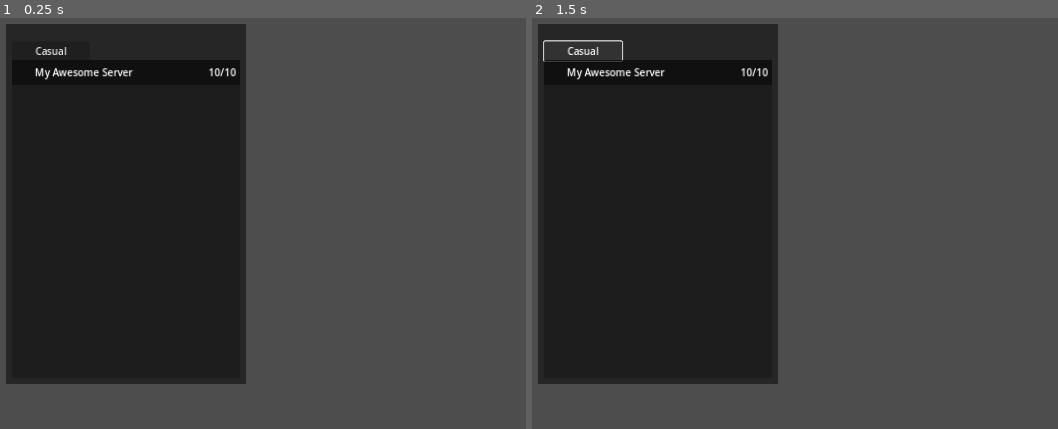
Above: before the commit, frames 1-2 (left to right).
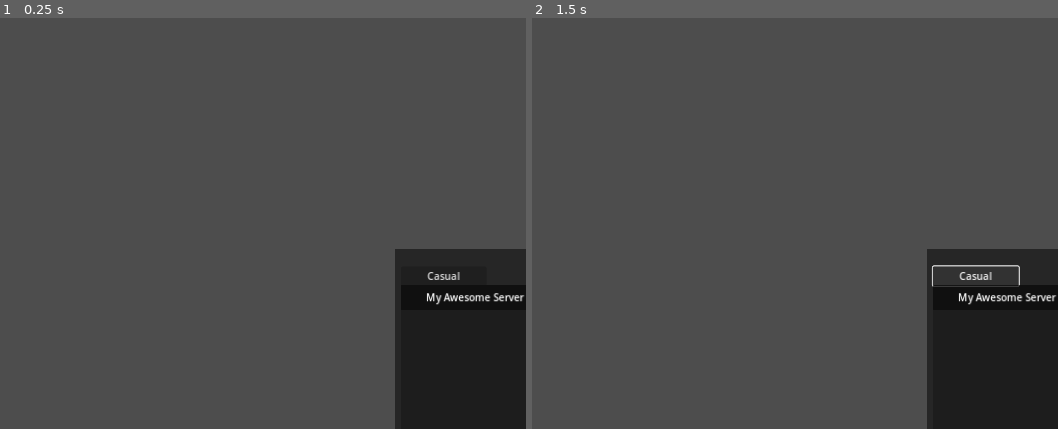
Above: after the commit, the same moments.

Repository: codemonsters/tag-of-war
Game: Godot game, scene res://screens/menu/lista_servidores.tscn
The game is run twice, just before and just after one commit, with the same random seed, the same clock (stepped at 60 frames per second) and the same inputs. This scene is started directly instead of the project's main scene.
Inputs:
- Up to frame 1 (0.25 s): no input
- Up to frame 2 (1.5 s): click "Casual" at 0.5 s; click "Casual" at 1.25 s

The runs differ from the first frame. In frame 1, 51% of the frame differs, in the area x 1-100%, y 1-100%; in frame 2, 51%.
Error after the commit: Invalid access to property or key 'server_message_received' on a base object of type 'null instance'. (res://screens/menu/lista_servidores.gd:8)

Commit message:
Modificado lista de servidores y create room

Diff:
--- a/cliente/src/screens/menu/create_game.gd
+++ b/cliente/src/screens/menu/create_game.gd
@@ -1,4 +1,6 @@
 extends Control
+
+signal send_to_server(message: Variant)
 
 var sala_espera = preload("res://screens/menu/server_list/server_list.tscn")
 var gamemodes = ["Clásico", "Supervivencia", "Infectado"]
@@ -24,6 +26,8 @@
 	$CreateGame/GamemodeDescriptionTxt.text = clasico_descripcion
 	$CreateGame/GamemodeNameTxt.text = gamemodes[gamemodes_index]
 
+	get_parent().get_parent().server_message_received.connect(on_server_message_received)
+
 
 # Called every frame. 'delta' is the elapsed time since the previous frame.
 func _process(delta: float) -> void:
@@ -35,6 +39,9 @@
 		Globales.gamemode = $CreateGame/GamemodeNameTxt.text
 		$CreateGame.visible = false
 		$ChooseMap.visible = true
+	else:
+		var create_room_dict = {"cmd": "create_room", "data": { "name": "room1" }}
+		send_to_server.emit(JSON.stringify(create_room_dict))
 
 
 func _on_button_go_back_pressed() -> void:
@@ -74,3 +81,10 @@
 	else:
 		$ChooseMap/Map1.color = Color(0.1176, 0.1176, 0.1176)
 	Globales.map_name = $ChooseMap/Map1/MapName.text
+
+
+func on_server_message_received(dict: Dictionary):
+	if dict["cmd"] == "create_room":
+		if dict["success"]:
+			print("logged in successfully")
+			get_parent().change_window(get_parent().server_list)
--- /dev/null
+++ b/cliente/src/screens/menu/lista_servidores.gd
@@ -0,0 +1,38 @@
+extends Control
+
+signal send_to_server(message: Variant)
+var empty_lobby = preload("res://screens/menu/server_list/empty_lobby.tscn")
+
+# Called when the node enters the scene tree for the first time.
+func _ready() -> void:
+	get_parent().get_parent().server_message_received.connect(on_server_message_received)
+	var list_request = {"cmd":"list_request"}
+	send_to_server.emit(JSON.stringify(list_request))
+
+
+# Called every frame. 'delta' is the elapsed time since the previous frame.
+func _process(delta: float) -> void:
+	pass
+
+
+func add_lobby(lobby_parameters: Dictionary = {}):
+	var new = empty_lobby.instantiate()
+	if lobby_parameters != {}:
+		new.get_node("ServerName").text = lobby_parameters["ServerName"]
+		new.get_node("MapName").text = lobby_parameters["MapName"]
+		new.get_node("Gamemode").text = lobby_parameters["Gamemode"]
+		new.get_node("Time").text = lobby_parameters["Time"]
+		new.get_node("Players").text = lobby_parameters["Players"]
+		new.get_node("Ping").text = lobby_parameters["Ping"]
+	$Tabla/Partidas.add_child(new)
+
+
+func on_server_message_received(dict: Dictionary):
+	if dict["cmd"] == "":
+		var lobby_list = dict[""]
+		for lobby in lobby_list:
+			add_lobby(lobby)
+
+
+func _on_button_pressed() -> void:
+	get_parent().change_window(get_parent().create_game)
--- a/cliente/src/screens/menu/lista_servidores.tscn
+++ b/cliente/src/screens/menu/lista_servidores.tscn
@@ -1,12 +1,20 @@
-[gd_scene format=3 uid="uid://b73a18q0v08b8"]
+[gd_scene load_steps=2 format=3 uid="uid://bme4hgj88elrb"]
+
+[ext_resource type="Script" path="res://screens/menu/lista_servidores.gd" id="1_dq6en"]
 
 [node name="Principal" type="Control"]
+custom_minimum_size = Vector2(1400, 700)
 layout_mode = 3
 anchors_preset = 15
 anchor_right = 1.0
 anchor_bottom = 1.0
+offset_left = 640.0
+offset_top = 360.0
+offset_right = 640.0
+offset_bottom = 360.0
 grow_horizontal = 2
 grow_vertical = 2
+script = ExtResource("1_dq6en")
 
 [node name="Tabla" type="Control" parent="."]
 layout_mode = 1
@@ -101,3 +109,13 @@
 grow_vertical = 2
 text = "Casual
 "
+
+[node name="Button" type="Button" parent="Tabla"]
+layout_mode = 0
+offset_left = 275.0
+offset_top = 530.0
+offset_right = 406.0
+offset_bottom = 561.0
+text = "Create Room"
+
+[connection signal="pressed" from="Tabla/Button" to="." method="_on_button_pressed"]
--- a/cliente/src/screens/menu/menu_main.gd
+++ b/cliente/src/screens/menu/menu_main.gd
@@ -5,6 +5,7 @@
 var create_account = preload("res://screens/menu/create_account.tscn")
 var recuperar_contraseña = preload("res://screens/menu/recuperar_contraseña.tscn")
 var lista_servidores = preload("res://screens/menu/server_list/server_list.tscn")
+var create_game = preload("res://screens/menu/create_game.tscn")
 var utilities = Utilities.new()
 
 signal screen_connect_to_server()
--- a/cliente/src/screens/menu/server_list/server_list.tscn
+++ b/cliente/src/screens/menu/server_list/server_list.tscn
@@ -4,6 +4,7 @@
 [ext_resource type="PackedScene" uid="uid://cu06f8uhhrvym" path="res://screens/menu/server_list/empty_lobby.tscn" id="2_knhi0"]
 
 [node name="Main" type="Control"]
+custom_minimum_size = Vector2(1000, 500)
 layout_mode = 3
 anchors_preset = 15
 anchor_right = 1.0
Not shown: 1 places in cliente/src/screens/menu/create_game.tscn that only renumber resources
